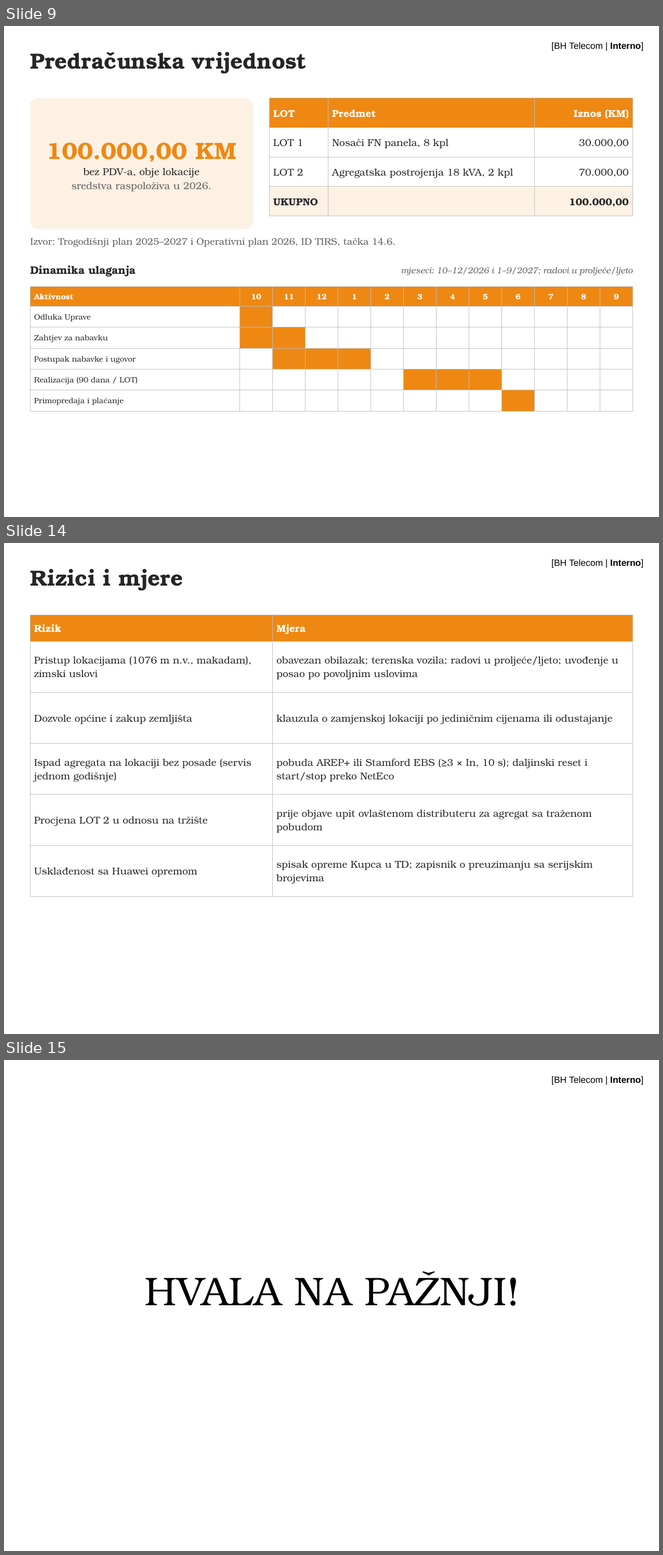
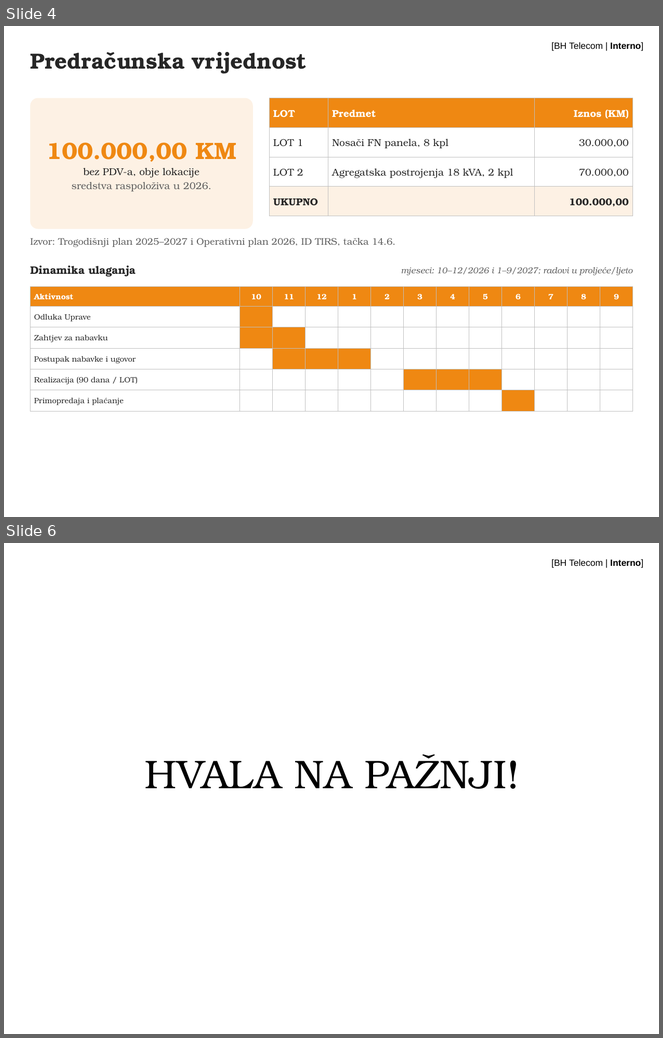
Before and after one commit to ruledicaprio/solar-rfp-engine, a slide deck: rfp-hybrid-solar-td/TD-OUTPUT/5. Prezentacija planirane nabavke - hibridni sistemi BS Sjednica i BS Hamzići.pptx. Shown one above the other, each under a label of ours: slides 9, 14 and 15 before the commit, slides 4 and 6 after it; the slides between them are not shown. The pictures are 663x1555 and 663x1038 pixels, drawn with LibreOffice and Linux fonts; fonts in the diff are those of the drawing; background and template pictures are left out. Boxes give left, top, right and bottom in pixels: in the first picture for what was removed or moved away, otherwise in the second. Text is boxed around its words. In the diff, an @@ line names an element or a change of style, - is before the commit and + after.

Commit message:
Prezentacija skraćena na 6 slajdova
Naslovni, opis investicije i postojeće stanje, tehničko rješenje i predmet
nabavke, predračunska vrijednost i dinamika, postupak od objave do ugovora,
HVALA NA PAŽNJI. Uslovi za ponuđače, primopredaja i rizici prešli u bilješke.

```diff
--- a/rfp-hybrid-solar-td/TD-OUTPUT/5. Prezentacija planirane nabavke - hibridni sistemi BS Sjednica i BS Hamzići.pptx
+++ b/rfp-hybrid-solar-td/TD-OUTPUT/5. Prezentacija planirane nabavke - hibridni sistemi BS Sjednica i BS Hamzići.pptx
@@ slide 14 removed at [4,543,659,1034], background #FFFFFF; not listed: 1 template element that a slide beside it also shows @@
@@ text removed at [30,569,183,591] @@
-Rizici i mjere
@@ table removed at [30,615,633,897], 6 rows, 2 columns @@
-Rizik | Mjera
-Pristup lokacijama (1076 m n.v., makadam), zimski uslovi | obavezan obilazak; terenska vozila; radovi u proljeće/ljeto; uvođenje u posao po povoljnim uslovima
-Dozvole općine i zakup zemljišta | klauzula o zamjenskoj lokaciji po jediničnim cijenama ili odustajanje
-Ispad agregata na lokaciji bez posade (servis jednom godišnje) | pobuda AREP+ ili Stamford EBS (≥3 × In, 10 s); daljinski reset i start/stop preko NetEco
-Procjena LOT 2 u odnosu na tržište | prije objave upit ovlaštenom distributeru za agregat sa traženom pobudom
-Usklađenost sa Huawei opremom | spisak opreme Kupca u TD; zapisnik o preuzimanju sa serijskim brojevima
@@ what was slide 9 is now slide 4 @@
@@ what was slide 15 is now slide 6 @@
```
Also in this commit, not shown: 1 slide changed, 2 slides added, 10 other slides removed, 1 other file.
